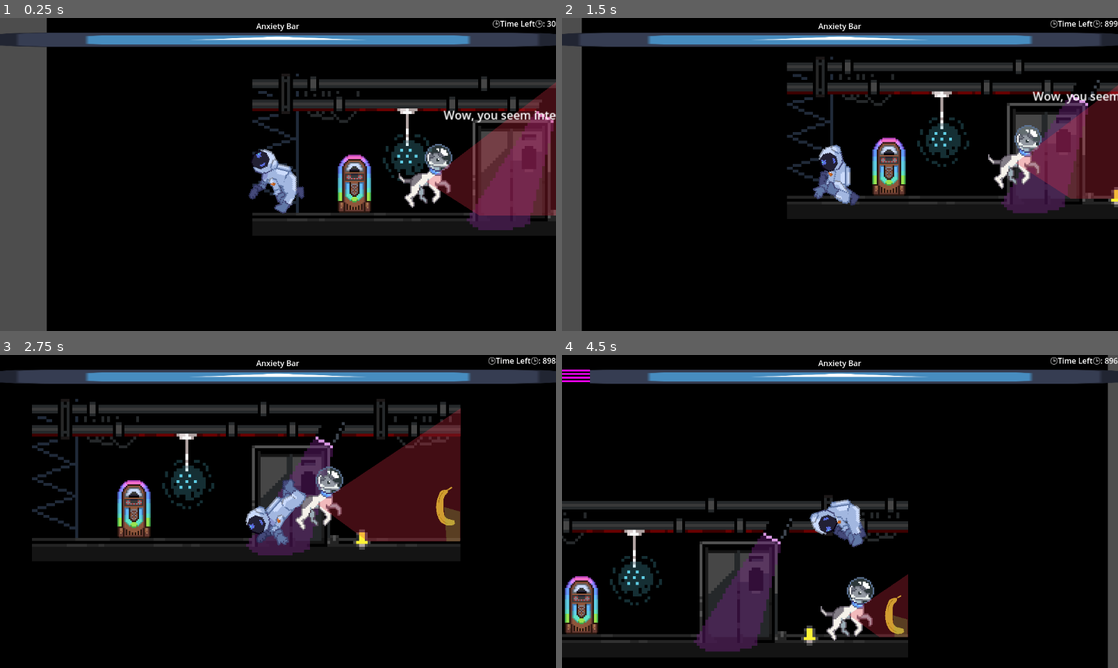
Above: before the commit, frames 1-4 (two rows, left to right).
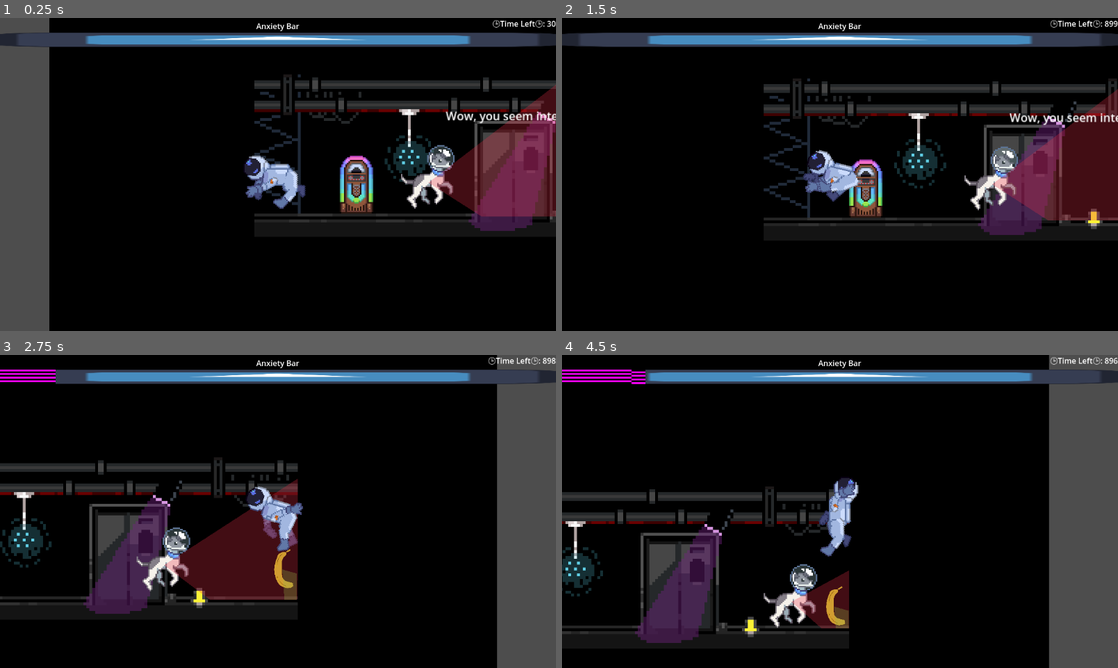
Above: after the commit, the same moments.

Repository: PiotrusWatson/last_party
Game: Godot game, scene res://worlds/piotrus_scene.tscn
Two runs of this game, one before a commit and one after it. Both use one fixed random seed, a clock stepped at 60 frames per second and the inputs below. The engine's default icon, where the game draws it, is replaced by a stand-in: a white triangle on a blue panel in a dark square.
Inputs (mouse positions are in pixels of both pictures, inside the frame that each line leads up to):
- Up to frame 1 (0.25 s): no input
- Up to frame 2 (1.5 s): move the mouse to (962, 158) at 0.52 s; press the mouse at (962, 158) at 0.53 s; move the mouse to (728, 190) at 1.27 s; release the mouse at (728, 190) at 1.28 s; click (728, 190) at 1.35 s
- Up to frame 3 (2.75 s): move the mouse to (333, 442) at 2.02 s; press the mouse at (333, 442) at 2.03 s
- Up to frame 4 (4.5 s): move the mouse to (812, 574) at 2.77 s; release the mouse at (812, 574) at 2.78 s; click (812, 574) at 2.85 s; move the mouse to (1006, 558) at 3.52 s; press the mouse at (1006, 558) at 3.53 s; move the mouse to (673, 464) at 4.27 s; release the mouse at (673, 464) at 4.28 s; click (673, 464) at 4.35 s

The runs differ from the first frame. In frame 1, 7.0% of the frame differs, in the area x 8-100%, y 0-100%; in frame 2, 21%; in frame 3, 40%, in the area x 0-100%, y 0-100%; in frame 4, 32%.

Commit message:
made the player's arm move to follow the mouse

Diff:
--- a/prefabs/arm/arm.gd
+++ b/prefabs/arm/arm.gd
@@ -1,19 +1,16 @@
 extends RayCast2D
 
-@onready var animator = $AnimatedSprite2D
 # Called when the node enters the scene tree for the first time.
-
 
 func aim(target):
 	look_at(target)
 
 func fire_arm():
-	animator.play("close")
+	pass
 
 func get_pos():
 	return to_global(target_position)
 
 func release_arm():
-	animator.play("open")
 	force_raycast_update()
 	return get_collider()
--- a/prefabs/player/body_parts/left_arm.tscn
+++ b/prefabs/player/body_parts/left_arm.tscn
@@ -1,6 +1,7 @@
-[gd_scene load_steps=4 format=3 uid="uid://1se5evh7ewp0"]
+[gd_scene load_steps=5 format=3 uid="uid://1se5evh7ewp0"]
 
 [ext_resource type="Texture2D" uid="uid://cm47wn8a378su" path="res://sprites/Player/BodyParts/Astronaut_floating_armL.png" id="1_drhip"]
+[ext_resource type="Script" path="res://prefabs/player/body_parts/limb_mover.gd" id="1_l0l6u"]
 [ext_resource type="PackedScene" uid="uid://bqv1ov364bud6" path="res://prefabs/player/body_parts/left_arm_lower.tscn" id="2_q3ljb"]
 
 [sub_resource type="CapsuleShape2D" id="CapsuleShape2D_cjmcl"]
@@ -8,7 +9,11 @@
 height = 12.7692
 
 [node name="LeftArm" type="RigidBody2D"]
+collision_layer = 16
+collision_mask = 16
 mass = 0.01
+script = ExtResource("1_l0l6u")
+force = 0.001
 
 [node name="Sprite2D" type="Sprite2D" parent="."]
 position = Vector2(9, -6)
@@ -18,10 +23,12 @@
 rotation = 0.598648
 shape = SubResource("CapsuleShape2D_cjmcl")
 
-[node name="LeftArmLower" parent="." instance=ExtResource("2_q3ljb")]
+[node name="Hand" parent="." instance=ExtResource("2_q3ljb")]
 position = Vector2(-6.89, 4.07)
+collision_layer = 16
+collision_mask = 16
 
 [node name="PinJoint2D" type="PinJoint2D" parent="."]
 position = Vector2(-3, 3)
 node_a = NodePath("..")
-node_b = NodePath("../LeftArmLower")
+node_b = NodePath("../Hand")
--- /dev/null
+++ b/prefabs/player/body_parts/limb_mover.gd
@@ -0,0 +1,15 @@
+extends RigidBody2D
+
+@onready var hand = $Hand
+@export var force = 0.5
+# Called when the node enters the scene tree for the first time.
+func _ready() -> void:
+	pass # Replace with function body.
+
+
+# Called every frame. 'delta' is the elapsed time since the previous frame.
+func _process(delta: float) -> void:
+	pass
+
+func move_to_target(target: Vector2):
+	hand.apply_central_impulse(target * force)
--- a/prefabs/player/player.gd
+++ b/prefabs/player/player.gd
@@ -4,6 +4,7 @@
 @onready var anxiety_timer = $Timers/AnxietyDamage
 @onready var health = $Components/Health
 @onready var arm = $Arm
+@onready var left_arm = $BodyParts/LeftArm
 var direction = Vector2.ZERO
 var body_count = 0
 
@@ -23,6 +24,7 @@
 # Called every frame. 'delta' is the elapsed time since the previous frame.
 func _physics_process(delta: float) -> void:
 	mover.push_direction(direction)
+	left_arm.move_to_target(get_global_mouse_position())
 
 func _unhandled_input(event: InputEvent) -> void:
 	if event.is_action_pressed("Fire"):
--- a/prefabs/player/player.tscn
+++ b/prefabs/player/player.tscn
@@ -6,11 +6,10 @@
 [ext_resource type="Texture2D" uid="uid://brgqd5do7bveh" path="res://sprites/placeholder/circle.tres" id="4_ujjfo"]
 [ext_resource type="PackedScene" uid="uid://couje8gm6mtot" path="res://components/health.tscn" id="4_yrta5"]
 [ext_resource type="Script" path="res://prefabs/arm/arm.gd" id="6_2gfem"]
-[ext_resource type="SpriteFrames" uid="uid://b5c8k530i4nrf" path="res://prefabs/arm/arm_sprite_frames.tres" id="6_qpuv8"]
-[ext_resource type="PackedScene" uid="uid://cf21ft67x8nc4" path="res://prefabs/player/body_parts/head.tscn" id="8_7gs0h"]
 [ext_resource type="PackedScene" uid="uid://1se5evh7ewp0" path="res://prefabs/player/body_parts/left_arm.tscn" id="9_xjprf"]
 [ext_resource type="PackedScene" uid="uid://5q8im6l7tr55" path="res://prefabs/player/body_parts/left_leg.tscn" id="10_v0n13"]
 [ext_resource type="PackedScene" uid="uid://be57jqugphug1" path="res://prefabs/player/body_parts/right_arm.tscn" id="11_3snor"]
+[ext_resource type="Texture2D" uid="uid://dxtlht4jxmb7h" path="res://sprites/Player/BodyParts/Astronaut_floating_head.png" id="12_jf1pr"]
 [ext_resource type="PackedScene" uid="uid://ciilee4wpa3e4" path="res://prefabs/player/body_parts/right_leg.tscn" id="12_xwh6r"]
 
 [sub_resource type="CapsuleShape2D" id="CapsuleShape2D_lxn8t"]
@@ -22,15 +21,8 @@
 
 [node name="Player" type="RigidBody2D" groups=["Partiers"]]
 texture_filter = 1
+mass = 30.0
 script = ExtResource("1_4ttaq")
-
-[node name="Torso" type="Sprite2D" parent="."]
-z_index = 1
-texture_filter = 1
-position = Vector2(-14, 31)
-texture = ExtResource("2_iw4hd")
-centered = false
-offset = Vector2(-15.81, -61.36)
 
 [node name="CollisionShape2D" type="CollisionShape2D" parent="."]
 rotation = 1.5708
@@ -39,7 +31,7 @@
 [node name="Components" type="Node" parent="."]
 
 [node name="PhysicsMover" parent="Components" instance=ExtResource("3_chdan")]
-speed = 100.0
+speed = 5000.0
 
 [node name="Health" parent="Components" instance=ExtResource("4_yrta5")]
 
@@ -61,29 +53,18 @@
 wait_time = 0.5
 
 [node name="Arm" type="RayCast2D" parent="."]
-position = Vector2(0, -35)
-target_position = Vector2(50, 0)
+position = Vector2(0.03, 0)
+target_position = Vector2(38, 0)
 script = ExtResource("6_2gfem")
 
-[node name="AnimatedSprite2D" type="AnimatedSprite2D" parent="Arm"]
-visible = false
-position = Vector2(19, -1)
-scale = Vector2(0.34375, 0.0703125)
-sprite_frames = ExtResource("6_qpuv8")
-animation = &"open"
-
 [node name="BodyParts" type="Node2D" parent="."]
-
-[node name="Head" parent="BodyParts" instance=ExtResource("8_7gs0h")]
-z_index = 3
-position = Vector2(-11, -5)
-mass = 0.001
 
 [node name="LeftArm" parent="BodyParts" instance=ExtResource("9_xjprf")]
 z_index = 2
 position = Vector2(-5, 7)
 collision_layer = 8
 collision_mask = 8
+force = 0.01
 
 [node name="LeftLeg" parent="BodyParts" instance=ExtResource("10_v0n13")]
 z_index = 2
@@ -103,11 +84,6 @@
 collision_mask = 16
 
 [node name="Joints" type="Node2D" parent="."]
-
-[node name="HeadTorso" type="PinJoint2D" parent="Joints"]
-position = Vector2(-10, 0)
-node_a = NodePath("../../BodyParts/Head")
-node_b = NodePath("../..")
 
 [node name="LeftArmTorso" type="PinJoint2D" parent="Joints"]
 position = Vector2(-2, 5)
@@ -129,6 +105,20 @@
 node_a = NodePath("../..")
 node_b = NodePath("../../BodyParts/RightLeg")
 
+[node name="ImmovableSprites" type="Node2D" parent="."]
+
+[node name="Head" type="Sprite2D" parent="ImmovableSprites"]
+z_index = 1
+texture = ExtResource("12_jf1pr")
+
+[node name="Torso" type="Sprite2D" parent="ImmovableSprites"]
+z_index = 1
+texture_filter = 1
+position = Vector2(-14, 31)
+texture = ExtResource("2_iw4hd")
+centered = false
+offset = Vector2(-15.81, -61.36)
+
 [connection signal="dead" from="Components/Health" to="." method="_on_health_dead"]
 [connection signal="body_entered" from="PersonalSpace" to="." method="_on_personal_space_body_entered"]
 [connection signal="body_exited" from="PersonalSpace" to="." method="_on_personal_space_body_exited"]
Not shown: 1 places in prefabs/player/player.tscn that only renumber resources
